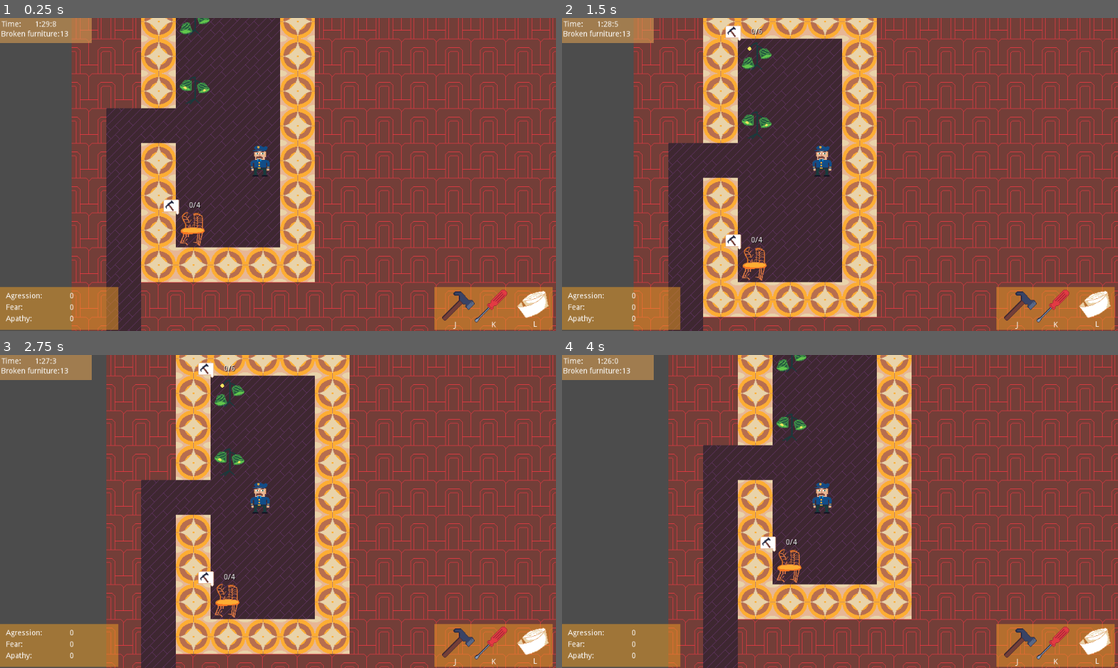
Above: before the commit, frames 1-4 (two rows, left to right).
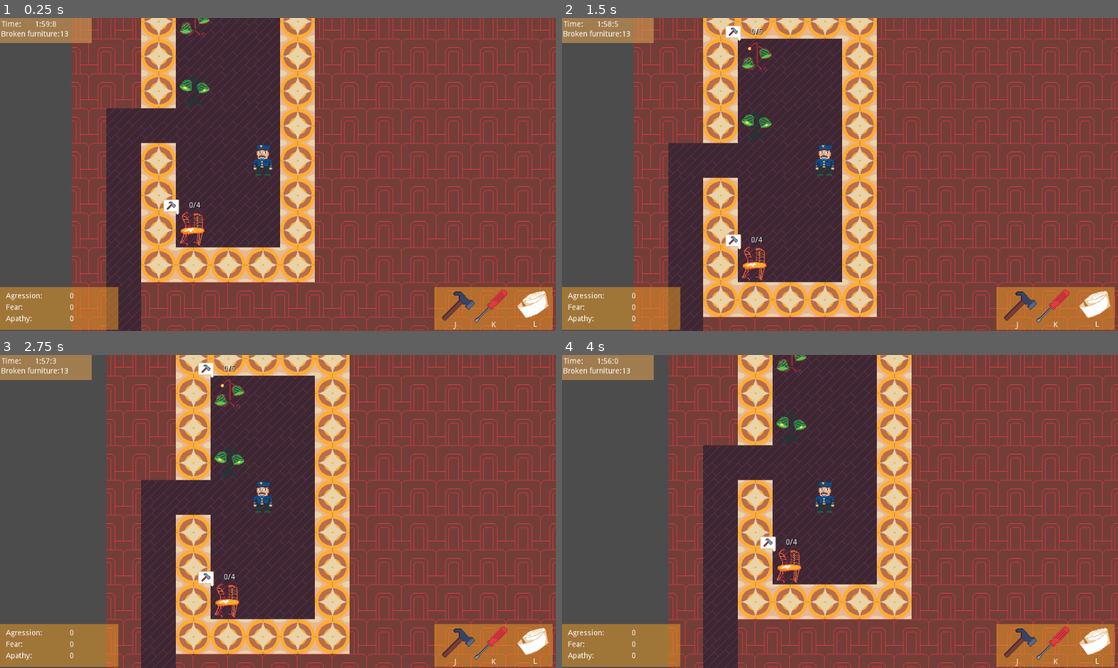
Above: after the commit, the same moments.

Repository: dr-Fade/game-jam-2020
Game: Godot game, scene res://Game.tscn
Same seed, same stepped clock (60 frames per second), same inputs: the game is played once before the commit and once after it.
Inputs:
- Up to frame 1 (0.25 s): no input
- Up to frame 2 (1.5 s): tap Enter at 0.5 s; hold W (Up) from 0.53 s (still down); tap J (FixHammer) at 0.6 s; tap Space at 1.25 s; tap K (FixScrew) at 1.35 s
- Up to frame 3 (2.75 s): tap Enter at 2 s; release W (Up) at 2.03 s; hold A (Left) from 2.03 s (still down); tap L (FixTape) at 2.1 s
- Up to frame 4 (4 s): tap Space at 2.75 s; tap J (FixHammer) at 2.85 s; tap Enter at 3.5 s; release A (Left) at 3.53 s; hold S (Down) from 3.53 s (still down); tap K (FixScrew) at 3.6 s

The runs differ from the first frame. In frame 1, 0.4% of the frame differs, in the area x 7-49%, y 0-73%; in frame 2, 0.5%, in the area x 7-49%, y 1-84%; in frame 3, 0.5%; in frame 4, 0.4%.

Commit message:
Art update plus timer extence

Diff:
--- a/roguelike-template/TimerDispayer.gd
+++ b/roguelike-template/TimerDispayer.gd
@@ -1,8 +1,8 @@
 extends RichTextLabel
 
 var ms=0
-var s=30
-var m=1
+var s=0
+var m=2
 
 func _process(delta):
 	if ms < 0:
Binary file changed: roguelike-template/graphics/FixPopups.png
Binary file changed: roguelike-template/graphics/Furniture.png
Binary file changed: roguelike-template/graphics/Player.png
